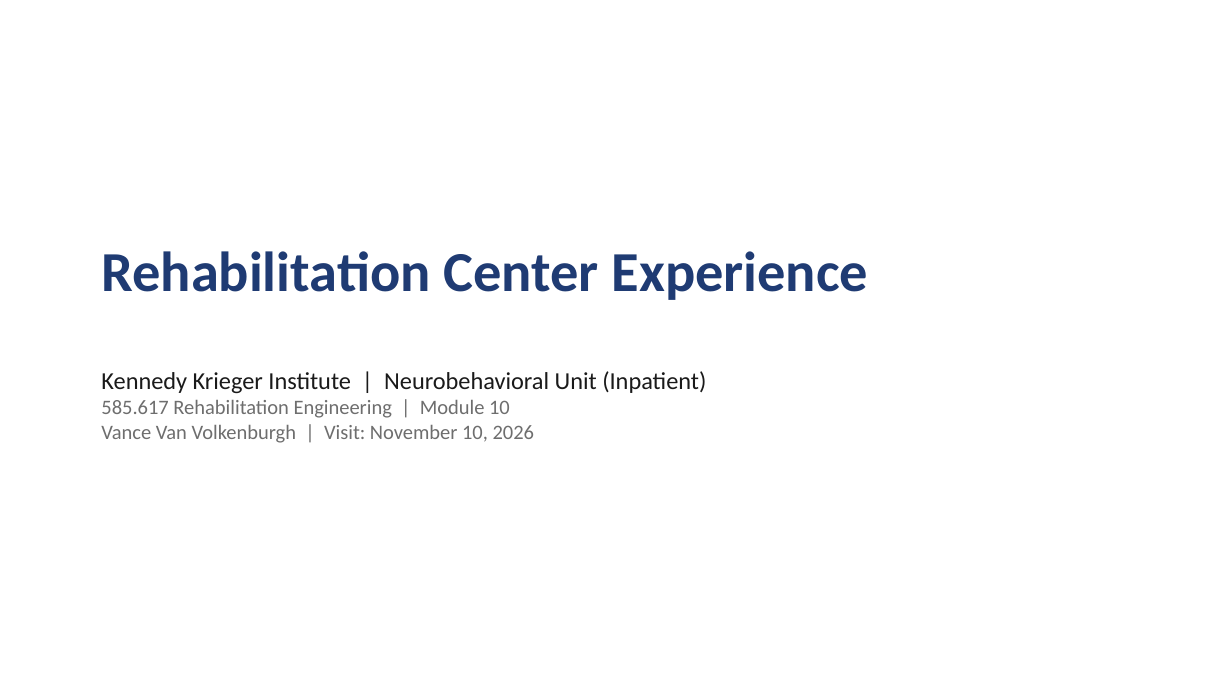
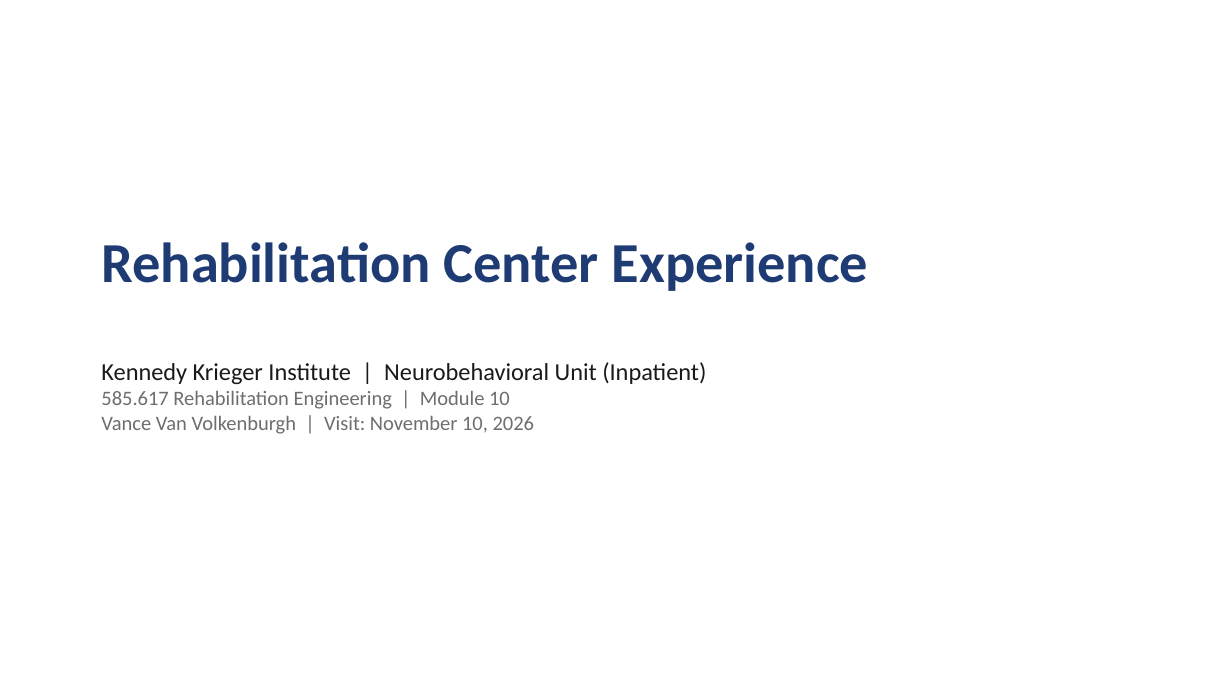
Before and after one commit to VanceVan/cccoding, a slide deck: slide 1 of module-10/Module_10_Rehab_Center_Experience.pptx. Drawn at 1232x693 pixels with LibreOffice and Linux fonts; fonts in the diff are those of the drawing. Boxes give left, top, right and bottom in pixels: in the first picture for what was removed or moved away, otherwise in the second. Text is boxed around its words. In the diff, an @@ line names an element or a change of style, - is before the commit and + after.

```diff
--- a/module-10/Module_10_Rehab_Center_Experience.pptx
+++ b/module-10/Module_10_Rehab_Center_Experience.pptx
@@ text "Rehabilitation Center Experience": place and size @@
-text "Rehabilitation Center Experience" at (101,251,869,300)
+text "Rehabilitation Center Experience" at (101,242,869,291)
@@ text "Kennedy Krieger Institute | Neurobehavioral ...": place and size @@
-text "Kennedy Krieger Institute | Neurobehavioral ..." at (101,371,706,443)
+text "Kennedy Krieger Institute | Neurobehavioral ..." at (101,362,706,434)
```
Also in this commit, not shown: 11 other slides changed, 10 other files.
